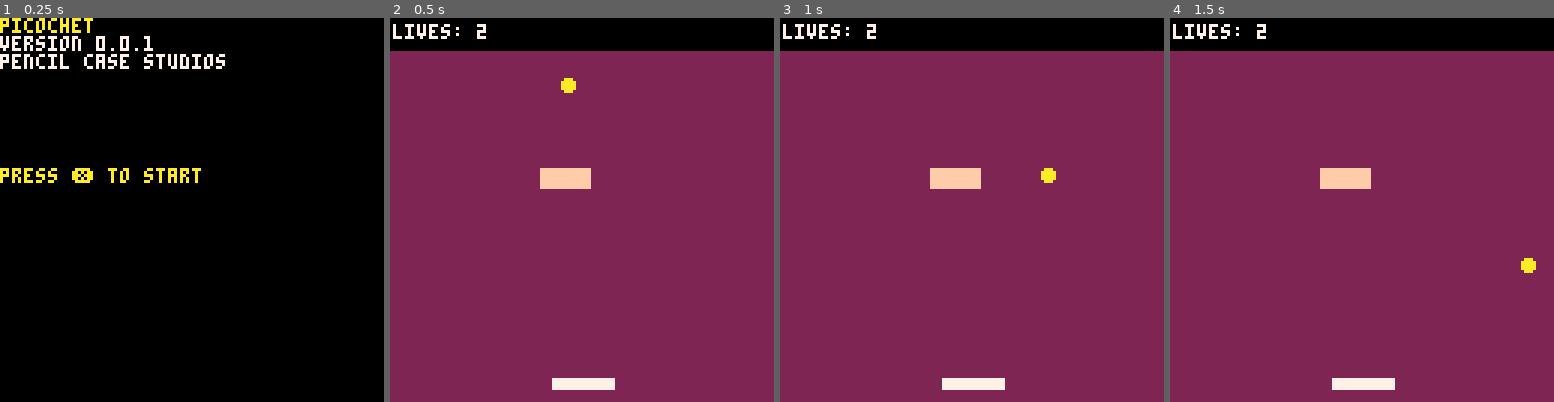
Above: before the commit, frames 1-4 (left to right).
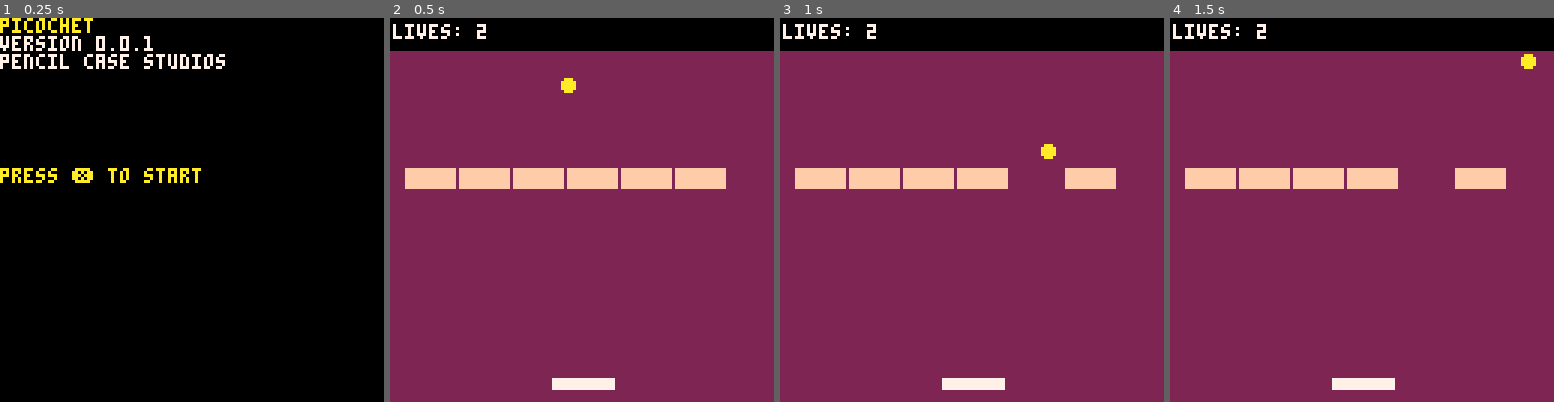
Above: after the commit, the same moments.

Repository: pencilcasestudios/picochet
Game: PICO-8 cartridge picochet.p8
The game is run twice, just before and just after one commit, with the same random seed, the same clock (stepped at 60 frames per second) and the same inputs.
Inputs:
- Up to frame 1 (0.25 s): no input
- Up to frame 2 (0.5 s): tap X (X key) at 0.33 s
- Up to frame 3 (1 s): no input
- Up to frame 4 (1.5 s): tap X (X key) at 1.07 s

Frame 1 is identical in both runs. In frame 2, 3.7% of the frame differs, in the area x 3-88%, y 39-45%; in frame 3, 3.2%; in frame 4, 3.2%.

Commit message:
Create a wall of bricks to break

Diff:
--- a/picochet.p8
+++ b/picochet.p8
@@ -19,18 +19,18 @@
 	black=0
 	dark_blue=1
 	purple=2
-	-- colour=3
+	-- unnamed colour=3
 	brown=4
-	-- colour=5
+	-- unnamed colour=5
 	gray=6
 	white=7
 	red=8
 	orange=9
 	yellow=10
-	-- colour=11
-	-- colour=12
-	-- colour=13
-	-- colour=14
+	-- unnamed colour=11
+	-- unnamed colour=12
+	-- unnamed colour=13
+	-- unnamed colour=14
 	sand=15
 
 	paddle_colour=white
@@ -70,14 +70,30 @@
 	-- player stats
 	lives=2
 
-	-- brick
-	brick_x=50
-	brick_y=50
+	-- bricks
 	brick_width=16
 	brick_height=6
-	brick_visible=true
+
+	build_bricks()
 
 	serve_ball()
+end
+
+function build_bricks()
+	brick_x={}
+	brick_y={}
+	is_brick_visible={}
+
+	local i
+	for i=1,6 do
+		add(
+			brick_x,(
+				5+(i-1)*(brick_width+2)
+			)
+		)
+		add(brick_y,50)
+		add(is_brick_visible,true)
+	end
 end
 
 function serve_ball()
@@ -246,15 +262,18 @@
 		white
 	)
 
-	if brick_visible then
-		-- draw brick
-		rectfill(
-			brick_x,
-			brick_y,
-			brick_x+brick_width,
-			brick_y+brick_height,
-			sand
-		)
+	-- draw bricks
+	local i
+	for i=1,#brick_x do
+		if is_brick_visible[i] do
+			rectfill(
+				brick_x[i],
+				brick_y[i],
+				brick_x[i]+brick_width,
+				brick_y[i]+brick_height,
+				sand
+			)
+		end
 	end
 
 	-- draw ball
@@ -370,40 +389,42 @@
 
 	-- check if the ball hits a
 	-- brick
-	if brick_visible and
-		has_ball_collided(
-			nextx,
-			nexty,
-			brick_x,
-			brick_y,
-			brick_width,
-			brick_height
-		) then
+	for i=1,#brick_x do
+		if is_brick_visible[i] and
+			has_ball_collided(
+				nextx,
+				nexty,
+				brick_x[i],
+				brick_y[i],
+				brick_width,
+				brick_height
+			) then
 			-- handle collision by
 			-- finding out the
 			-- trajectory of the ball so
 			-- that we can appropriately
 			-- deflect it
-		if is_horizontal_deflect(
-						ball_x,
-						ball_y,
-						ball_deltax,
-						ball_deltay,
-						brick_x,
-						brick_y,
-						brick_width,
-						brick_height
-					) then
-			-- deflect in the x
-			-- direction
-			ball_deltax=-ball_deltax
-		else
-			-- deflect in the y
-			-- direction
-			ball_deltay=-ball_deltay
+			if is_horizontal_deflect(
+							ball_x,
+							ball_y,
+							ball_deltax,
+							ball_deltay,
+							brick_x[i],
+							brick_y[i],
+							brick_width,
+							brick_height
+						) then
+				-- deflect in the x
+				-- direction
+				ball_deltax=-ball_deltax
+			else
+				-- deflect in the y
+				-- direction
+				ball_deltay=-ball_deltay
+			end
+			is_brick_visible[i]=false
+			sfx(brick_impact_sound)
 		end
-		brick_visible=false
-		sfx(brick_impact_sound)
 	end
 
 	-- check if the ball hits the
